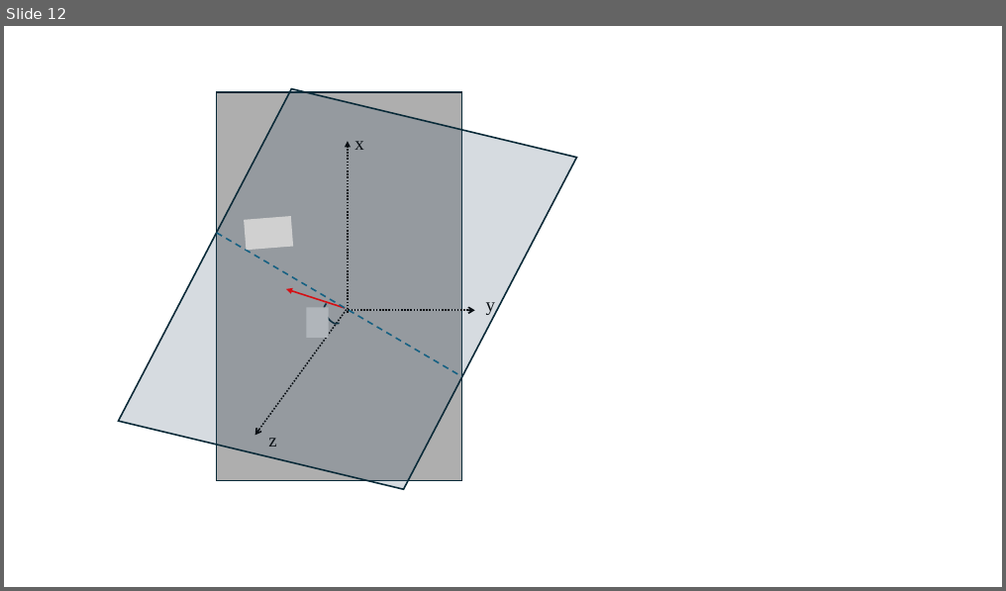
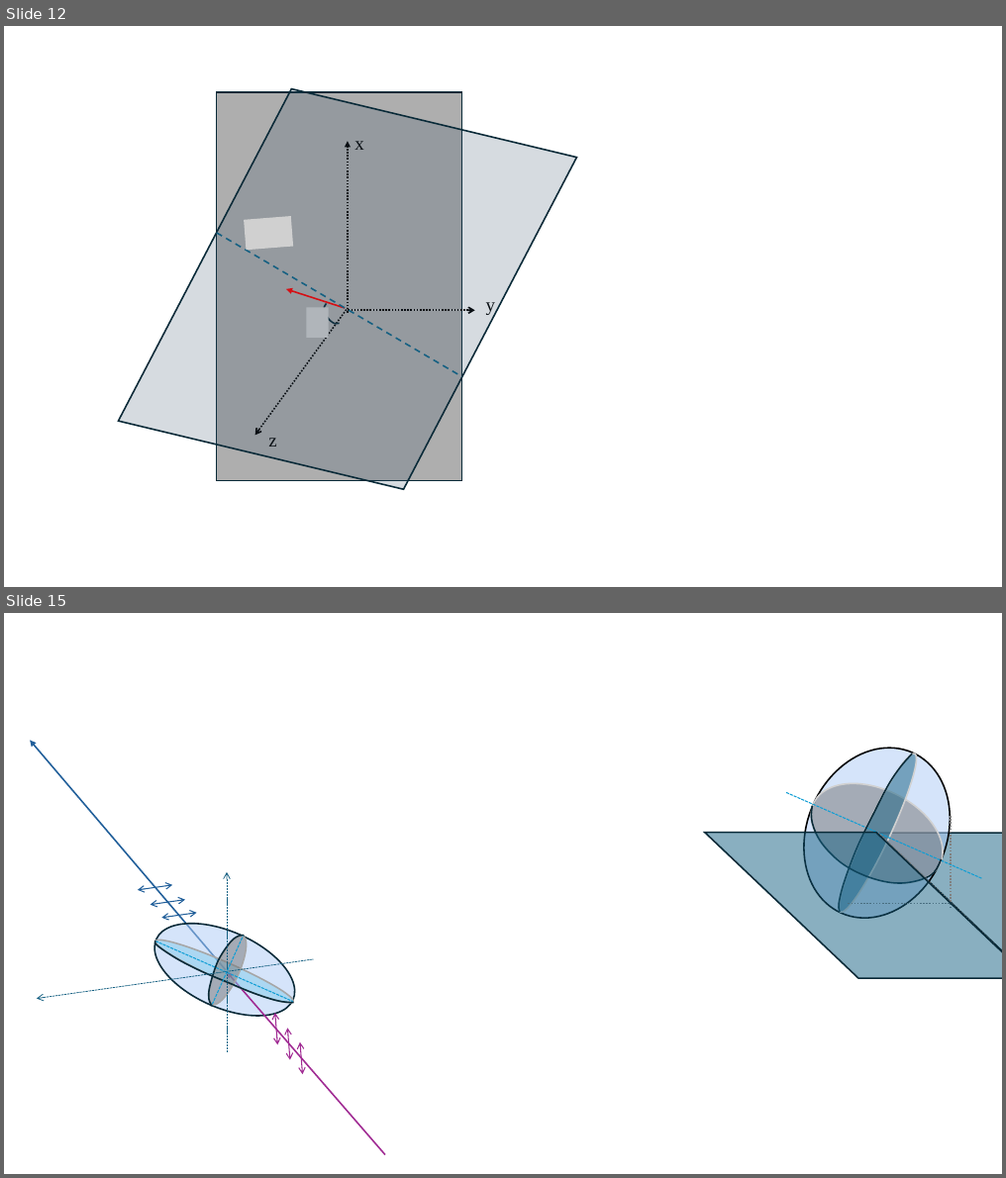
Before and after one commit to z-labo/optics, a slide deck: Materials.pptx. Shown one above the other, each under a label of ours: slide 12 before the commit, slides 12 and 15 after it; the slides between them are not shown. The pictures are 1006x591 and 1006x1178 pixels, drawn with LibreOffice and Linux fonts; fonts in the diff are those of the drawing; grey boxes stand for pictures. Boxes give left, top, right and bottom in pixels: in the first picture for what was removed or moved away, otherwise in the second. Text is boxed around its words. In the diff, an @@ line names an element or a change of style, - is before the commit and + after.

```diff
--- a/Materials.pptx
+++ b/Materials.pptx
@@ slide 15 added at (x1=4, y1=613, x2=1002, y2=1174), background #FFFFFF @@
@@ ellipse added at (x1=778, y1=725, x2=976, y2=942), fill #ACCAF6 at 50% opacity, outline #000000 1.5 pt @@
@@ ellipse added at (x1=830, y1=749, x2=927, y2=918), fill #156082 at 50% opacity, outline #D1D1D1 1.5 pt @@
@@ freeform shape added at (x1=839, y1=754, x2=912, y2=912), outline #092A39 1.5 pt @@
@@ ellipse added at (x1=795, y1=763, x2=959, y2=903), fill #747474 at 50% opacity, outline #D1D1D1 1.5 pt @@
@@ line added from (786, 792) to (982, 878), #0F9ED5 1 pt dashed @@
@@ freeform shape added at (x1=812, y1=806, x2=942, y2=884), outline #092A39 1.5 pt @@
@@ group added at (x1=705, y1=816, x2=1002, y2=978): 3 lines, 1 parallelogram @@
@@ parallelogram added at (x1=877, y1=833, x2=1002, y2=979), fill #156082 at 50% opacity, outline #092A39 1.5 pt @@
@@ group added at (x1=30, y1=741, x2=385, y2=1155): 6 double arrows, 4 arrows, 3 ellipses, 2 lines, 2 freeform shapes @@
```
Also in this commit, not shown: 2 other slides added, 51 other files.
